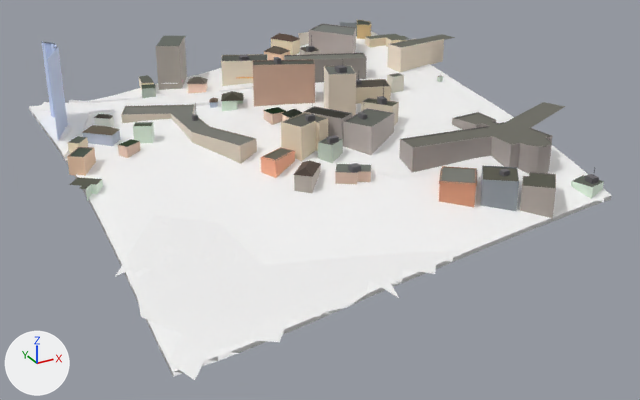
A saved change to the glTF model public/tiles/0/-8_-7.glb.
Both versions are drawn from a camera (50 mm lens) standing at (-2148.0, 1221.0, 231.0) and looking at (-1911.0, 1651.0, 15.0). Arrows for +X, +Y and +Z are at lower left; the lights stay in place. The picture after the commit comes second. Where no turn or scale is listed for an object, it has been applied to the vertices. Vertices at exactly the same position are counted once.

Objects in the first picture: 't0_-8_-7'.
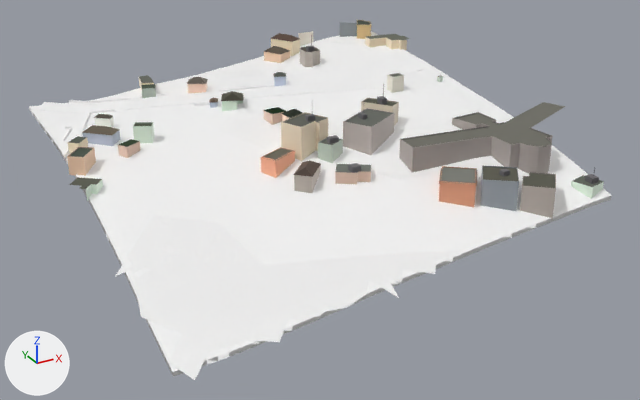
Where the newer file only moved an object's origin or applied its transform, the numbers keep the older frame.

Where the change shows, as pixel boxes (x1, y1, x2, y2) in the pictures (640 x 400 px):
part 1 of me_t0__8__7, deleted
    before: (41, 24, 455, 164)
part 2 of me_t0__8__7, cut back
    before: (57, 43, 385, 144)
    after: (57, 20, 451, 175)

What changed in the scene script:
```text
Change me_t0__8__7:
    used by ob_t0__8__7; location = (-1905.7, 1667.3, 53.1)
    remove me_t0__8__7.from_pydata(...)  # 9119 vertices, 14130 faces; spans x -150.0..150.0, y -141.0..141.0, z -49.0..49.0
    add me_t0__8__7.from_pydata(...)  # 8622 vertices, 13535 faces; spans x -150.0..150.0, y -141.0..131.0, z -49.0..37.0
    me_t0__8__7 part 1: 21 loose pieces with 444 vertices, spanning x -141.0..138.0, y -29.0..141.0, z -5.0..49.0, are deleted
    me_t0__8__7 part 2: 20 vertices moved within x -141.0..93.0, y -81.0..117.0, z -7.0..22.0; 66 vertices removed from x -127.0..98.0, y -33.0..116.0, z -1.0..32.0; 13 vertices added at x -101.0..99.0, y -81.0..115.0, z -7.0..33.0
    remove me_t0__8__7.materials.append(mat_facade_modern)
    remove me_t0__8__7.materials.append(mat_neon)
```
